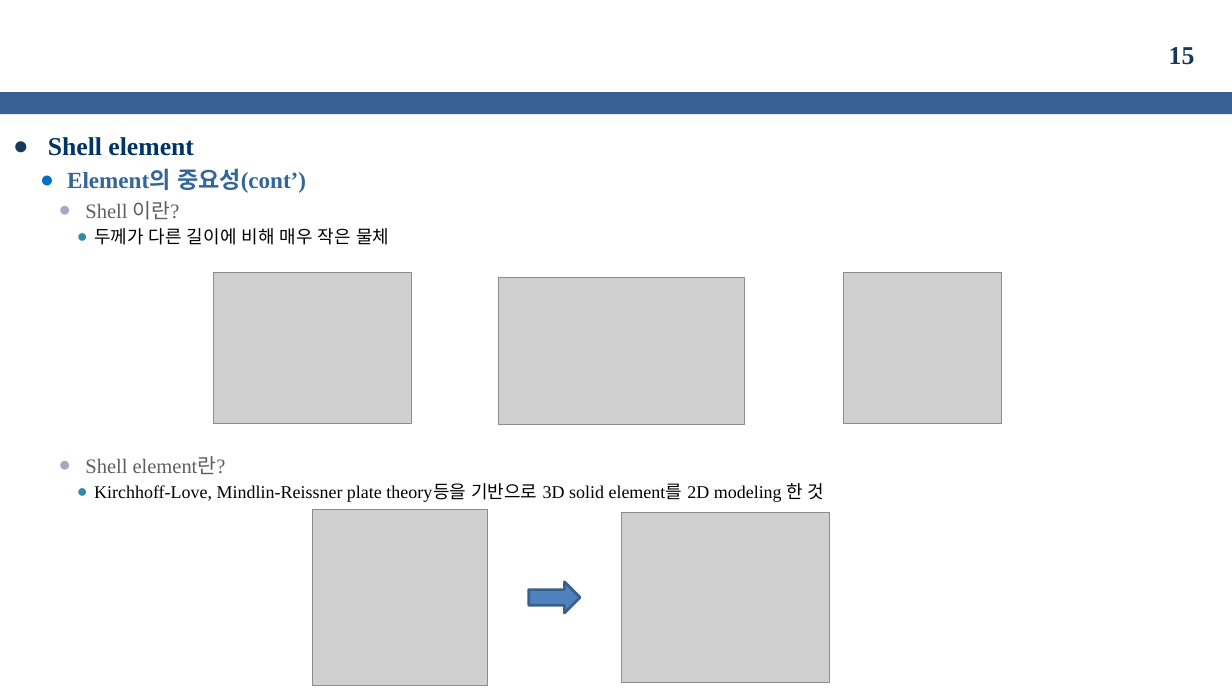
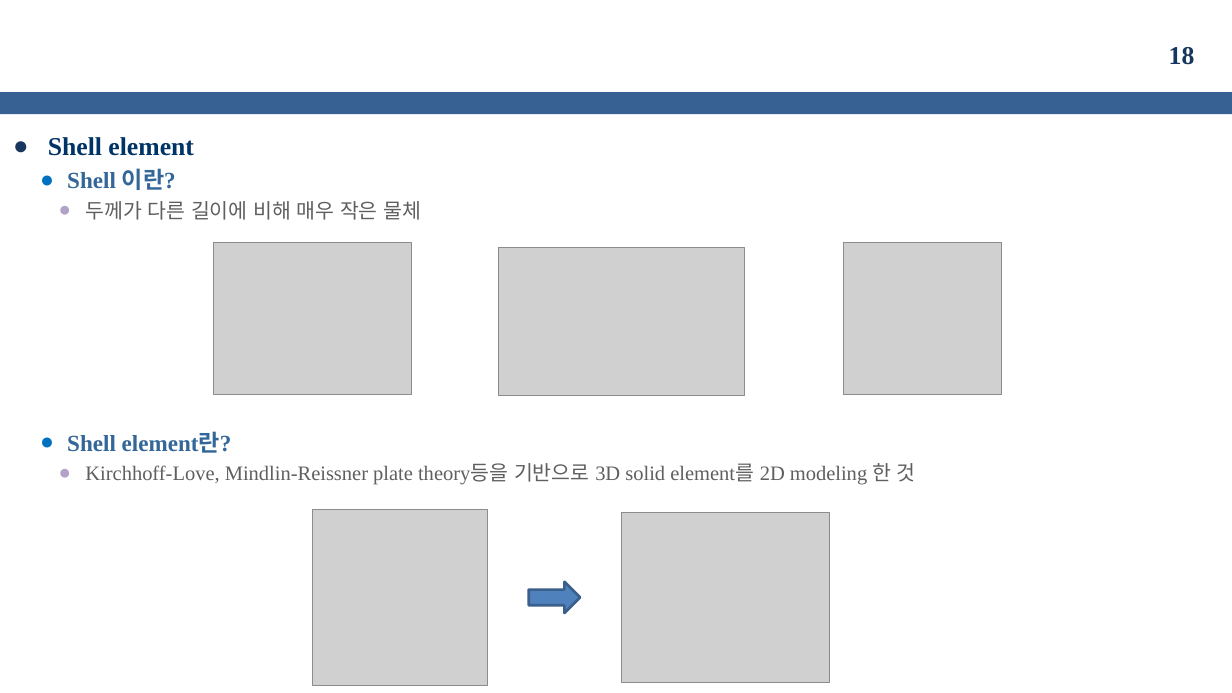
Before and after one commit to kms0523/Study, a slide deck: slide 18 of 발표자료/성과발표(중간).pptx (slide 15 before the commit). Drawn at 1232x693 pixels with LibreOffice and Linux fonts; fonts in the diff are those of the drawing; grey boxes stand for pictures; background and template pictures are left out. Boxes give left, top, right and bottom in pixels: in the first picture for what was removed or moved away, otherwise in the second. Text is boxed around its words. In the diff, an @@ line names an element or a change of style, - is before the commit and + after.

```diff
--- a/발표자료/성과발표(중간).pptx
+++ b/발표자료/성과발표(중간).pptx
@@ page number at <box>1169,47,1195,65</box>: text changed @@
-15
+18
@@ text at <box>67,168,306,193</box>: paragraph removed @@
-  ● Element의 중요성(cont’)
@@ text at <box>67,168,916,485</box>: size 16 to 18 pt, text colour #5F5F5F to #336699, bold on in "Shell 이란?", "Shell element란?"; size 14 to 16 pt, text colour #000000 to #5F5F5F in "두께가 다른 길이에 비해 매우 작은 물체", "Kirchhoff-Love, Mindlin-Reissner plate theory등을 기반으로 3D soli ..."; list level 3 to 2 in "Shell 이란?"; bullet colour #B3A2C7 to #0070C0; list level 4 to 3 in "두께가 다른 길이에 비해 매우 ..."; bullet colour #338BA3 to #B3A2C7; list level 3 to 2 in "Shell element란?"; list level 4 to 3 in "Kirchhoff-Love, Mindlin-Reissner plate theory등을 기반으로 ..." @@
@@ 3 pictures: place and size @@
-3 pictures at <box>213,272,1002,425</box>
+3 pictures at <box>213,243,1002,396</box>
```
Also in this commit, not shown: 3 other slides changed, 5 slides added, 1 slide removed, 12 other files.
